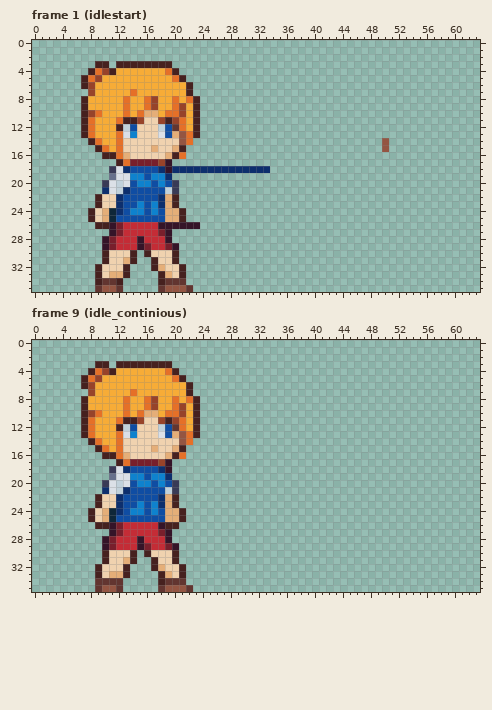
Two versions of one pixel-art file, Sprites/MC-Generalv2.aseprite. The picture above was drawn from the file before the commit.
64x36 pixels, 38 frames. Shown: frame 1 (idlestart), frame 9 (idle_continious). The commit also changed other frames, which this record leaves out.
After the commit:
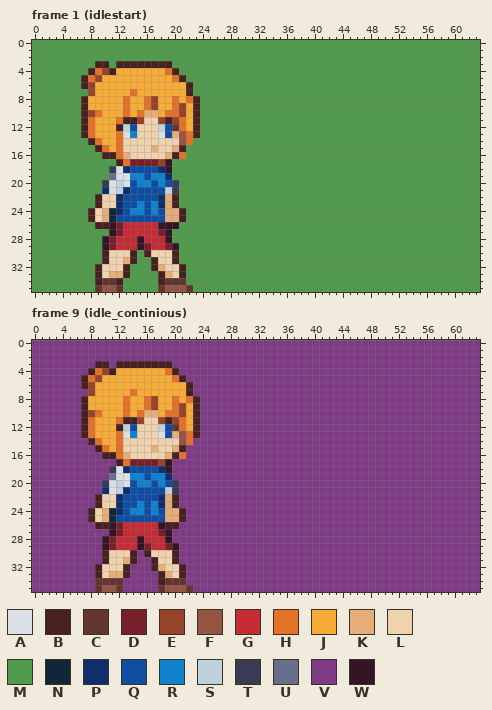
Palette (. is transparent): A #dbe0e7  B #46211f  C #623530  D #781f2c  E #97432a  F #945542  G #c42c36  H #e57028  J #f7ac37  K #e5ae78  L #f0d2af  M #509b4b  N #0f2738  P #0d2f6d  Q #0f4da3  R #0e82ce  S #c1d1db  T #393a56  U #67708b  V #7f3b86  W #351428
The exact change:
layer "Back" now shown
Changed rows in their new state; - is an unchanged pixel.
Frame 1 (idlestart), layers "refer", "Back":
first column x 0:
 0 MMMMMMMMMMMMMMMMMMMMMMMMMMMMMMMMMMMMMMMMMMMMMMMMMMMMMMMMMMMMMMMM
 1 MMMMMMMMMMMMMMMMMMMMMMMMMMMMMMMMMMMMMMMMMMMMMMMMMMMMMMMMMMMMMMMM
 2 MMMMMMMMMMMMMMMMMMMMMMMMMMMMMMMMMMMMMMMMMMMMMMMMMMMMMMMMMMMMMMMM
 3 MMMMMMMMM--M--------MMMMMMMMMMMMMMMMMMMMMMMMMMMMMMMMMMMMMMMMMMMM
 4 MMMMMMMM-------------MMMMMMMMMMMMMMMMMMMMMMMMMMMMMMMMMMMMMMMMMMM
 5 MMMMMMM---------------MMMMMMMMMMMMMMMMMMMMMMMMMMMMMMMMMMMMMMMMMM
 6 MMMMMMM----------------MMMMMMMMMMMMMMMMMMMMMMMMMMMMMMMMMMMMMMMMM
 7 MMMMMMMM---------------MMMMMMMMMMMMMMMMMMMMMMMMMMMMMMMMMMMMMMMMM
 8 MMMMMMM-----------------MMMMMMMMMMMMMMMMMMMMMMMMMMMMMMMMMMMMMMMM
 9 MMMMMMM-----------------MMMMMMMMMMMMMMMMMMMMMMMMMMMMMMMMMMMMMMMM
10 MMMMMMM-----------------MMMMMMMMMMMMMMMMMMMMMMMMMMMMMMMMMMMMMMMM
11 MMMMMMM-----------------MMMMMMMMMMMMMMMMMMMMMMMMMMMMMMMMMMMMMMMM
12 MMMMMMM-----------------MMMMMMMMMMMMMMMMMMMMMMMMMMMMMMMMMMMMMMMM
13 MMMMMMM-----------------MMMMMMMMMMMMMMMMMMMMMMMMMMMMMMMMMMMMMMMM
14 MMMMMMMM---------------MMMMMMMMMMMMMMMMMMMMMMMMMMMMMMMMMMMMMMMMM
15 MMMMMMMMM-------------MMMMMMMMMMMMMMMMMMMMMMMMMMMMMMMMMMMMMMMMMM
16 MMMMMMMMMM------------MMMMMMMMMMMMMMMMMMMMMMMMMMMMMMMMMMMMMMMMMM
17 MMMMMMMMMMMM--------MMMMMMMMMMMMMMMMMMMMMMMMMMMMMMMMMMMMMMMMMMMM
18 MMMMMMMMMMM---------MMMMMMMMMMMMMMMMMMMMMMMMMMMMMMMMMMMMMMMMMMMM
19 MMMMMMMMMMM---------MMMMMMMMMMMMMMMMMMMMMMMMMMMMMMMMMMMMMMMMMMMM
20 MMMMMMMMMM-----------MMMMMMMMMMMMMMMMMMMMMMMMMMMMMMMMMMMMMMMMMMM
21 MMMMMMMMMM-----------MMMMMMMMMMMMMMMMMMMMMMMMMMMMMMMMMMMMMMMMMMM
22 MMMMMMMMM------------MMMMMMMMMMMMMMMMMMMMMMMMMMMMMMMMMMMMMMMMMMM
23 MMMMMMMMM------------MMMMMMMMMMMMMMMMMMMMMMMMMMMMMMMMMMMMMMMMMMM
24 MMMMMMMM--------------MMMMMMMMMMMMMMMMMMMMMMMMMMMMMMMMMMMMMMMMMM
25 MMMMMMMM--------------MMMMMMMMMMMMMMMMMMMMMMMMMMMMMMMMMMMMMMMMMM
26 MMMMMMMMM------------MMMMMMMMMMMMMMMMMMMMMMMMMMMMMMMMMMMMMMMMMMM
27 MMMMMMMMMMM---------MMMMMMMMMMMMMMMMMMMMMMMMMMMMMMMMMMMMMMMMMMMM
28 MMMMMMMMMM----------MMMMMMMMMMMMMMMMMMMMMMMMMMMMMMMMMMMMMMMMMMMM
29 MMMMMMMMMM-----------MMMMMMMMMMMMMMMMMMMMMMMMMMMMMMMMMMMMMMMMMMM
30 MMMMMMMMMM-----M-----MMMMMMMMMMMMMMMMMMMMMMMMMMMMMMMMMMMMMMMMMMM
31 MMMMMMMMMM-----MM----MMMMMMMMMMMMMMMMMMMMMMMMMMMMMMMMMMMMMMMMMMM
32 MMMMMMMMM-----MMM-----MMMMMMMMMMMMMMMMMMMMMMMMMMMMMMMMMMMMMMMMMM
33 MMMMMMMMM-----MMMM----MMMMMMMMMMMMMMMMMMMMMMMMMMMMMMMMMMMMMMMMMM
34 MMMMMMMMM----MMMMM----MMMMMMMMMMMMMMMMMMMMMMMMMMMMMMMMMMMMMMMMMM
35 MMMMMMMMM----MMMMM-----MMMMMMMMMMMMMMMMMMMMMMMMMMMMMMMMMMMMMMMMM
Frame 9 (idle_continious), layer "Back":
first column x 0:
 0 VVVVVVVVVVVVVVVVVVVVVVVVVVVVVVVVVVVVVVVVVVVVVVVVVVVVVVVVVVVVVVVV
 1 VVVVVVVVVVVVVVVVVVVVVVVVVVVVVVVVVVVVVVVVVVVVVVVVVVVVVVVVVVVVVVVV
 2 VVVVVVVVVVVVVVVVVVVVVVVVVVVVVVVVVVVVVVVVVVVVVVVVVVVVVVVVVVVVVVVV
 3 VVVVVVVVV--V--------VVVVVVVVVVVVVVVVVVVVVVVVVVVVVVVVVVVVVVVVVVVV
 4 VVVVVVVV-------------VVVVVVVVVVVVVVVVVVVVVVVVVVVVVVVVVVVVVVVVVVV
 5 VVVVVVV---------------VVVVVVVVVVVVVVVVVVVVVVVVVVVVVVVVVVVVVVVVVV
 6 VVVVVVV----------------VVVVVVVVVVVVVVVVVVVVVVVVVVVVVVVVVVVVVVVVV
 7 VVVVVVVV---------------VVVVVVVVVVVVVVVVVVVVVVVVVVVVVVVVVVVVVVVVV
 8 VVVVVVV-----------------VVVVVVVVVVVVVVVVVVVVVVVVVVVVVVVVVVVVVVVV
 9 VVVVVVV-----------------VVVVVVVVVVVVVVVVVVVVVVVVVVVVVVVVVVVVVVVV
10 VVVVVVV-----------------VVVVVVVVVVVVVVVVVVVVVVVVVVVVVVVVVVVVVVVV
11 VVVVVVV-----------------VVVVVVVVVVVVVVVVVVVVVVVVVVVVVVVVVVVVVVVV
12 VVVVVVV-----------------VVVVVVVVVVVVVVVVVVVVVVVVVVVVVVVVVVVVVVVV
13 VVVVVVV-----------------VVVVVVVVVVVVVVVVVVVVVVVVVVVVVVVVVVVVVVVV
14 VVVVVVVV---------------VVVVVVVVVVVVVVVVVVVVVVVVVVVVVVVVVVVVVVVVV
15 VVVVVVVVV-------------VVVVVVVVVVVVVVVVVVVVVVVVVVVVVVVVVVVVVVVVVV
16 VVVVVVVVVV------------VVVVVVVVVVVVVVVVVVVVVVVVVVVVVVVVVVVVVVVVVV
17 VVVVVVVVVVVV--------VVVVVVVVVVVVVVVVVVVVVVVVVVVVVVVVVVVVVVVVVVVV
18 VVVVVVVVVVV---------VVVVVVVVVVVVVVVVVVVVVVVVVVVVVVVVVVVVVVVVVVVV
19 VVVVVVVVVVV---------VVVVVVVVVVVVVVVVVVVVVVVVVVVVVVVVVVVVVVVVVVVV
20 VVVVVVVVVV-----------VVVVVVVVVVVVVVVVVVVVVVVVVVVVVVVVVVVVVVVVVVV
21 VVVVVVVVVV-----------VVVVVVVVVVVVVVVVVVVVVVVVVVVVVVVVVVVVVVVVVVV
22 VVVVVVVVV------------VVVVVVVVVVVVVVVVVVVVVVVVVVVVVVVVVVVVVVVVVVV
23 VVVVVVVVV------------VVVVVVVVVVVVVVVVVVVVVVVVVVVVVVVVVVVVVVVVVVV
24 VVVVVVVV--------------VVVVVVVVVVVVVVVVVVVVVVVVVVVVVVVVVVVVVVVVVV
25 VVVVVVVV--------------VVVVVVVVVVVVVVVVVVVVVVVVVVVVVVVVVVVVVVVVVV
26 VVVVVVVVV------------VVVVVVVVVVVVVVVVVVVVVVVVVVVVVVVVVVVVVVVVVVV
27 VVVVVVVVVVV---------VVVVVVVVVVVVVVVVVVVVVVVVVVVVVVVVVVVVVVVVVVVV
28 VVVVVVVVVV----------VVVVVVVVVVVVVVVVVVVVVVVVVVVVVVVVVVVVVVVVVVVV
29 VVVVVVVVVV-----------VVVVVVVVVVVVVVVVVVVVVVVVVVVVVVVVVVVVVVVVVVV
30 VVVVVVVVVV-----V-----VVVVVVVVVVVVVVVVVVVVVVVVVVVVVVVVVVVVVVVVVVV
31 VVVVVVVVVV-----VV----VVVVVVVVVVVVVVVVVVVVVVVVVVVVVVVVVVVVVVVVVVV
32 VVVVVVVVV-----VVV-----VVVVVVVVVVVVVVVVVVVVVVVVVVVVVVVVVVVVVVVVVV
33 VVVVVVVVV-----VVVV----VVVVVVVVVVVVVVVVVVVVVVVVVVVVVVVVVVVVVVVVVV
34 VVVVVVVVV----VVVVV----VVVVVVVVVVVVVVVVVVVVVVVVVVVVVVVVVVVVVVVVVV
35 VVVVVVVVV----VVVVV-----VVVVVVVVVVVVVVVVVVVVVVVVVVVVVVVVVVVVVVVVV
Changed places in both pictures, as pixel boxes (x1, y1, x2, y2):
changed: (32, 40, 480, 292)
added: (32, 340, 480, 592)
